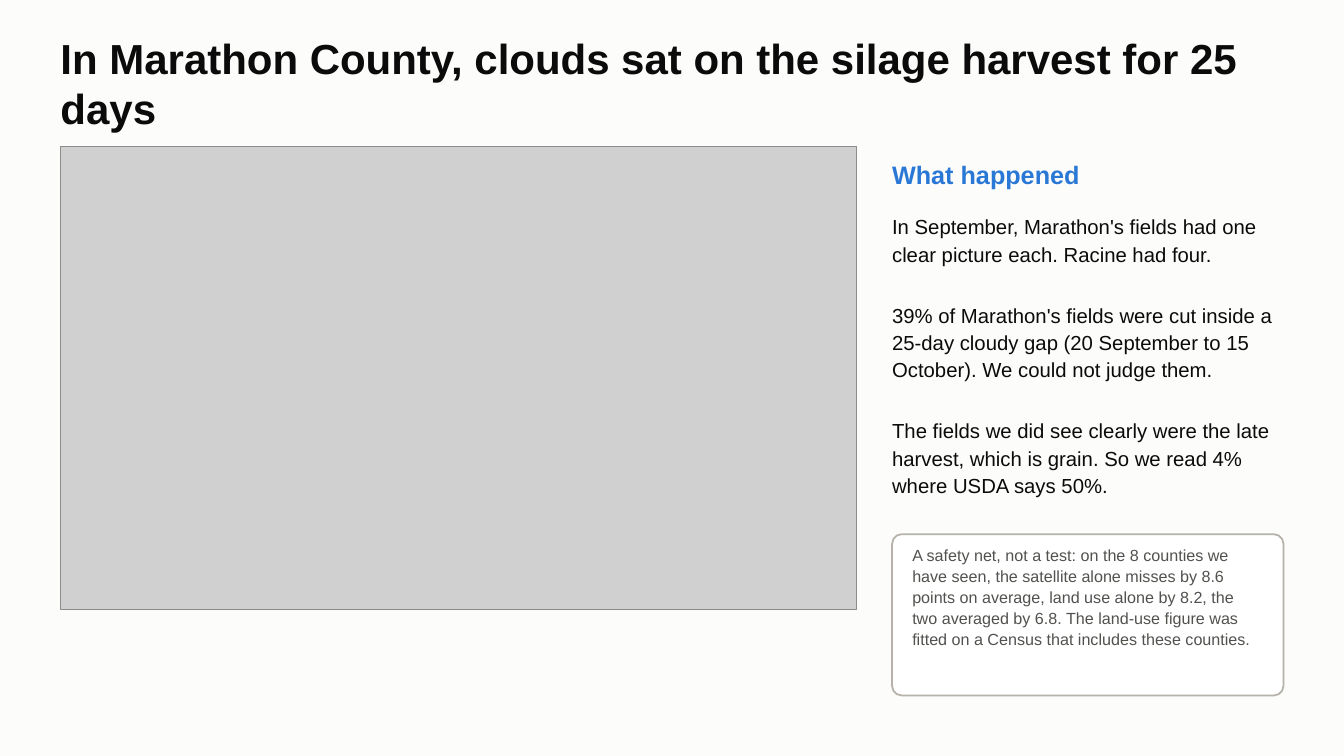
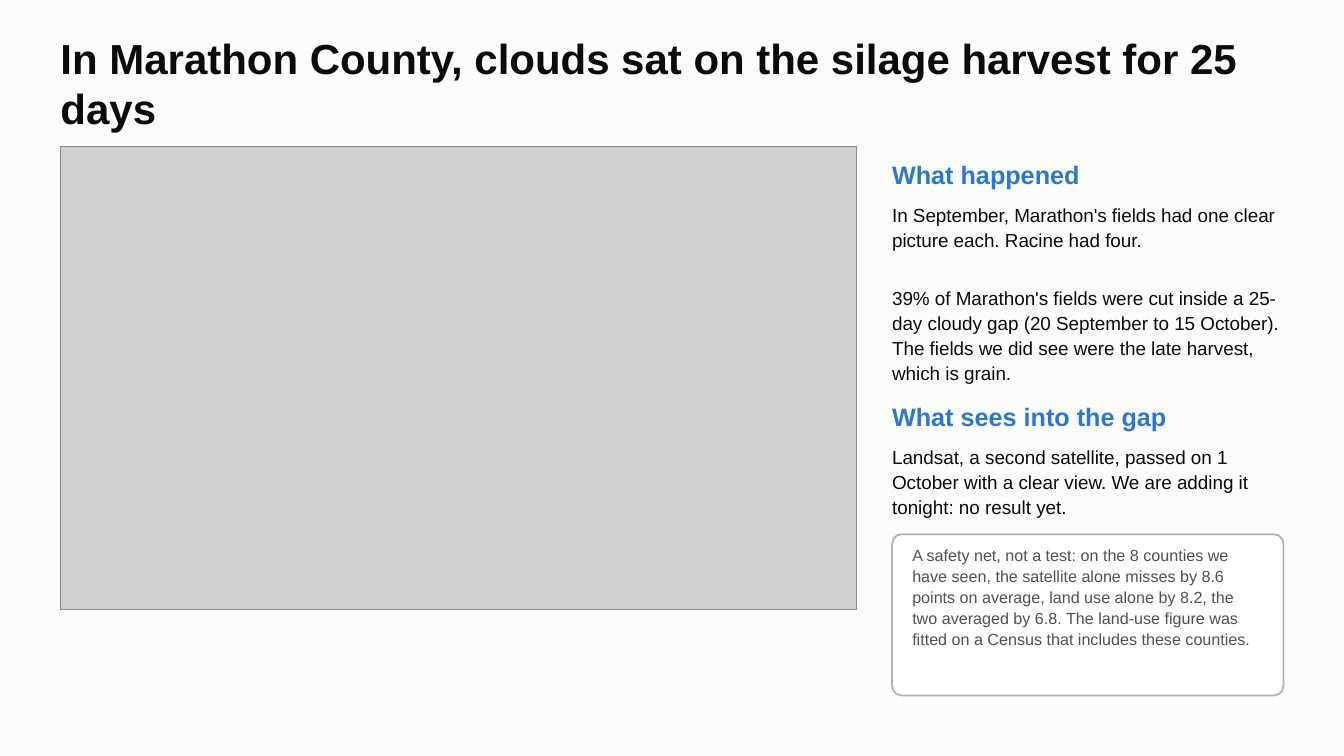
Before and after one commit to ChenSiyun1234/FieldVision, a slide deck: slide 11 of handoff/presentation/FieldVision_model_story.pptx. Drawn at 1344x756 pixels with LibreOffice and Linux fonts; fonts in the diff are those of the drawing; grey boxes stand for pictures. Boxes give left, top, right and bottom in pixels: in the first picture for what was removed or moved away, otherwise in the second. Text is boxed around its words. In the diff, an @@ line names an element or a change of style, - is before the commit and + after.

Commit message:
Deck: Landsat as the second satellite for the cloudy spell, measured response time

```diff
--- a/handoff/presentation/FieldVision_model_story.pptx
+++ b/handoff/presentation/FieldVision_model_story.pptx
@@ text at [892,208,1275,251]: size 14.5 to 13.5 pt in "In September, Marathon's fields had one clear ..."; line spacing 1.12 to 1.1 @@
@@ text "In September, Marathon's fields had ...": place and size @@
-text "In September, Marathon's fields had ..." at [892,219,1272,498]
+text "In September, Marathon's fields had ..." at [892,208,1278,384]
@@ text at [892,291,1278,384]: text changed; size 14.5 to 13.5 pt @@
-39% of Marathon's fields were cut inside a 25-day cloudy gap (20 September to 15 October). We could not judge them.
-The fields we did see clearly were the late harvest, which is grain. So we read 4% where USDA says 50%.
+39% of Marathon's fields were cut inside a 25-day cloudy gap (20 September to 15 October). The fields we did see were the late harvest, which is grain.
@@ text added at [892,407,1167,432], 18 pt, text #2A78D6, bold @@
+What sees into the gap
@@ text added at [892,450,1248,518], 13.5 pt, text #0B0B0B @@
+Landsat, a second satellite, passed on 1 October with a clear view. We are adding it tonight: no result yet.
```
Also in this commit, not shown: 4 other slides changed, 1 other file.
